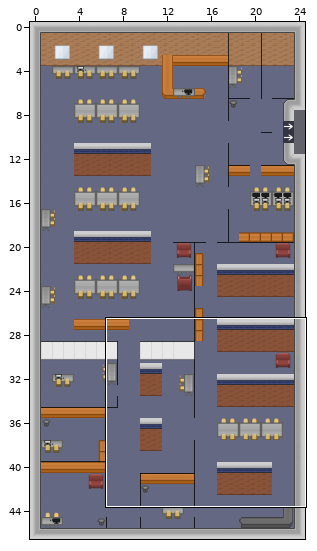
A Tiled map gets an edit: map/mediatheque.tmx. The first picture is a wide view before the edit; the outline marks the close-up.
Close-up. Before the edit:
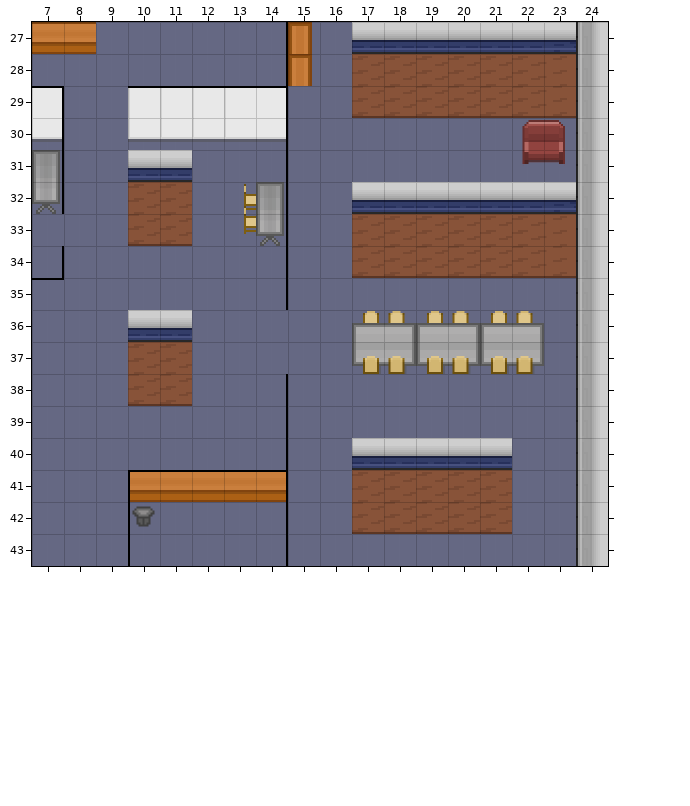
Cells are 48x48 px. Shown: x 7..24, y 27..43. The commit also changed other parts of the map, which this record leaves out. Tiles whose own drawing changed are shown in their newer look in all pictures.
And afterwards:
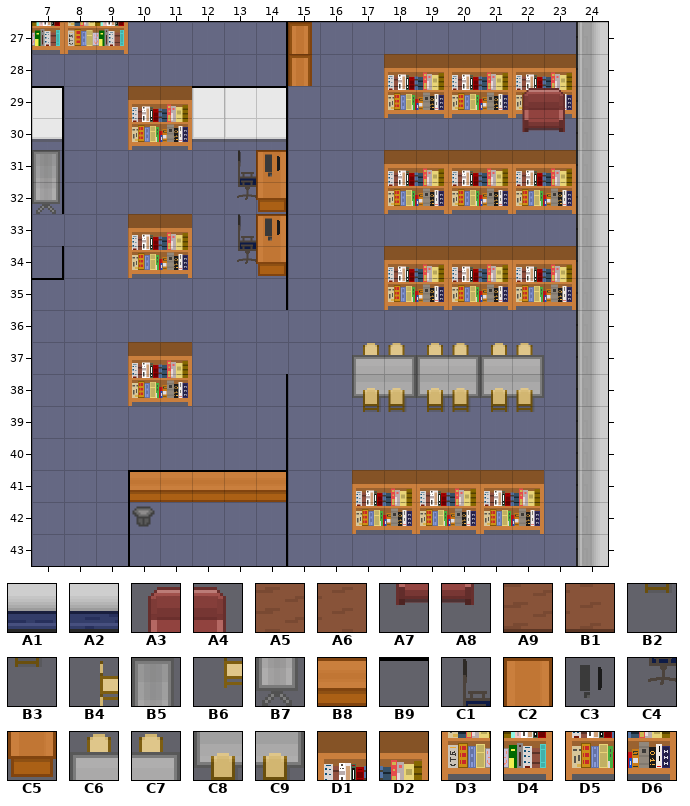
Key: from "tilesheet": A1 261, A2 262, A3 272, A4 273, A5 281, A6 282, A7 292, A8 293, A9 301, B1 302, B2 334, B3 335, B4 398, B5 399, B6 418, B7 419, B8 470, B9 529, C1 546, C2 547, C3 548, C4 566, C5 567, C6 573, C7 574, C8 593, C9 594, D1 682, D2 683, D3 700, D4 701, D5 702, D6 703.
__ is an empty cell.
Edits made:
Layer "floor 2":
The author put tile A7 in row 30 at x 22.
The author put tile A8 in row 30 at x 23.
The author put tile B2 in row 39 at x 17, 19 and 21.
The author put tile B3 in row 39 at x 18, 20 and 22.
The edit erases tile A7 in row 31 at x 22.
The edit erases tile A8 in row 31 at x 23.
Layer "wall":
Tile B6 becomes tile C1 in row 33 at x 13.
The author put tile C1 in row 31 at x 13.
Tile B7 becomes tile C2 in row 33 at x 14.
The author put tile C2 in row 31 at x 14.
Tile B4 becomes tile C4 in row 32 at x 13.
The author put tile C4 in row 34 at x 13.
Tile B5 becomes tile C5 in row 32 at x 14.
The author put tile C5 in row 34 at x 14.
Tile C8 becomes tile C6 in row 37 at x 17, 19 and 21.
Tile C9 becomes tile C7 in row 37 at x 18, 20 and 22.
The author put tile C8 in row 38 at x 17, 19 and 21.
The author put tile C9 in row 38 at x 18, 20 and 22.
Tile A5 becomes tile D1 in row 28 at x 18, 20 and 22; in row 37 at x 10; in row 41 at x 17, 19 and 21.
Tile A9 becomes tile D1 in row 33 at x 10; in row 34 at x 18, 20 and 22.
The author put tile D1 in row 31 at x 18, 20 and 22.
Tile A5 becomes tile D2 in row 28 at x 19 and 21; in row 37 at x 11; in row 41 at x 18 and 20.
Tile A6 becomes tile D2 in row 28 at x 23.
Tile A9 becomes tile D2 in row 33 at x 11; in row 34 at x 19 and 21.
Tile B1 becomes tile D2 in row 34 at x 23.
The author put tile D2 in row 31 at x 19, 21 and 23; in row 41 at x 22.
The author put tile D3 in row 27 at x 8.
The author put tile D4 in row 27 at x 7 and 9.
Tile A1 becomes tile D5 in row 32 at x 18, 20 and 22.
Tile A9 becomes tile D5 in row 29 at x 18, 20 and 22; in row 38 at x 10; in row 42 at x 17, 19 and 21.
The author put tile D5 in row 34 at x 10; in row 35 at x 18, 20 and 22.
Tile A1 becomes tile D6 in row 32 at x 19 and 21.
Tile A2 becomes tile D6 in row 32 at x 23.
Tile A9 becomes tile D6 in row 29 at x 19 and 21; in row 38 at x 11; in row 42 at x 18 and 20.
Tile B1 becomes tile D6 in row 29 at x 23.
The author put tile D6 in row 34 at x 11; in row 35 at x 19, 21 and 23; in row 42 at x 22.
The edit erases tile A1 in row 27 at x 17 to 22; in row 31 at x 10 to 11; in row 32 at x 17; in row 36 at x 10 to 11; in row 40 at x 17 to 21.
The edit erases tile A2 in row 27 at x 23.
The edit erases tile A3 in row 30 at x 22.
The edit erases tile A4 in row 30 at x 23.
The edit erases tile A5 in row 28 at x 17; in row 32 at x 10 to 11; in row 33 at x 17 to 22.
The edit erases tile A6 in row 33 at x 23.
The edit erases tile A9 in row 29 at x 17; in row 34 at x 17.
The edit erases tile C6 in row 36 at x 17, 19 and 21.
The edit erases tile C7 in row 36 at x 18, 20 and 22.
Layer "wall 2":
The author put tile A3 in row 29 at x 22.
The author put tile A4 in row 29 at x 23.
The author put tile C3 in row 31 at x 14; in row 33 at x 14.
Tile B9 becomes tile D1 in row 29 at x 10.
Tile B9 becomes tile D2 in row 29 at x 11.
The author put tile D5 in row 30 at x 10.
The author put tile D6 in row 30 at x 11.
The edit erases tile B8 in row 27 at x 7 to 8.
Where, in picture pixels (left, top, right, bottom), the same in both close-ups:
changed: (32, 22, 128, 54)
changed: (352, 22, 576, 534)
changed: (128, 86, 192, 278)
changed: (237, 150, 286, 276)
changed: (128, 310, 192, 406)
